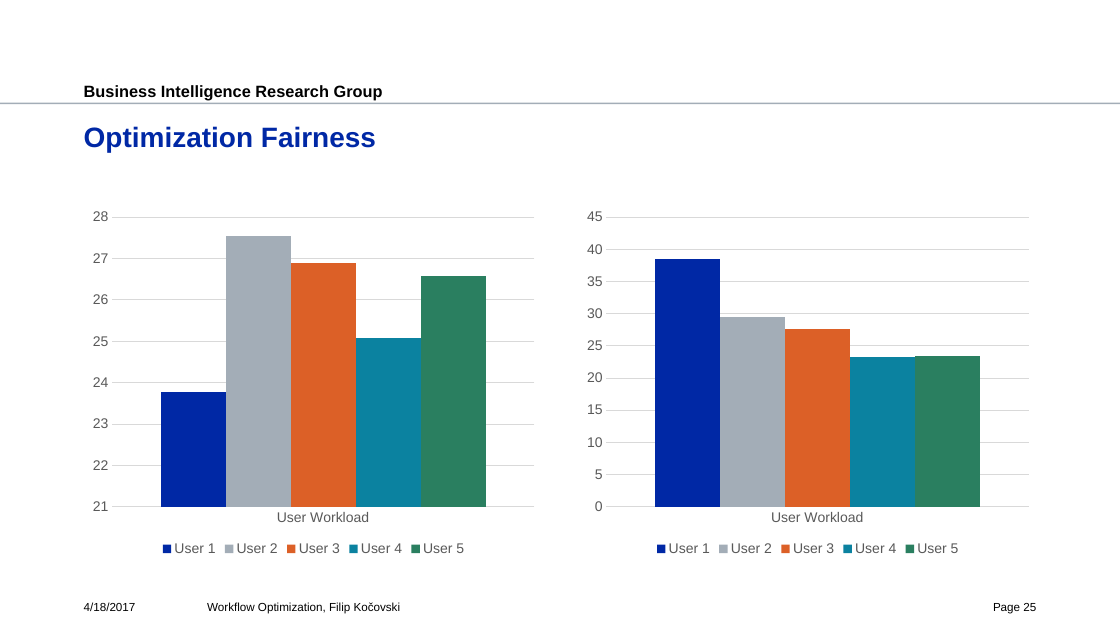
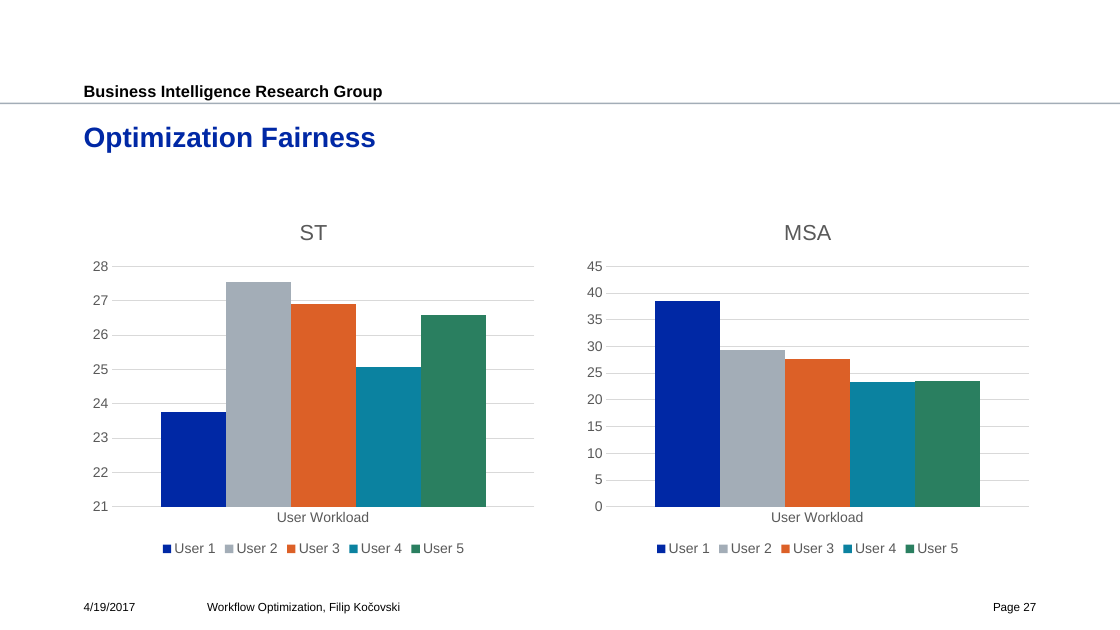
Before and after one commit to fkocovski/mt_presentation, a slide deck: slide 27 of Workflow Optimization.pptx (slide 25 before the commit). Drawn at 1120x630 pixels with LibreOffice and Linux fonts; fonts in the diff are those of the drawing; background and template pictures are left out. Boxes give left, top, right and bottom in pixels: in the first picture for what was removed or moved away, otherwise in the second. Text is boxed around its words. In the diff, an @@ line names an element or a change of style, - is before the commit and + after.

```diff
--- a/Workflow Optimization.pptx
+++ b/Workflow Optimization.pptx
@@ column chart at (84, 202, 544, 560) @@
@@ title "ST " added @@
@@ column chart at (578, 202, 1038, 560) @@
@@ title "MSA " added @@
@@ text at (84, 602, 136, 611): text changed @@
-4/18/2017
+4/19/2017
@@ page number at (993, 603, 1036, 613): text changed @@
-Page 25
+Page 27
```
Also in this commit, not shown: 30 other slides changed, 3 slides added.
